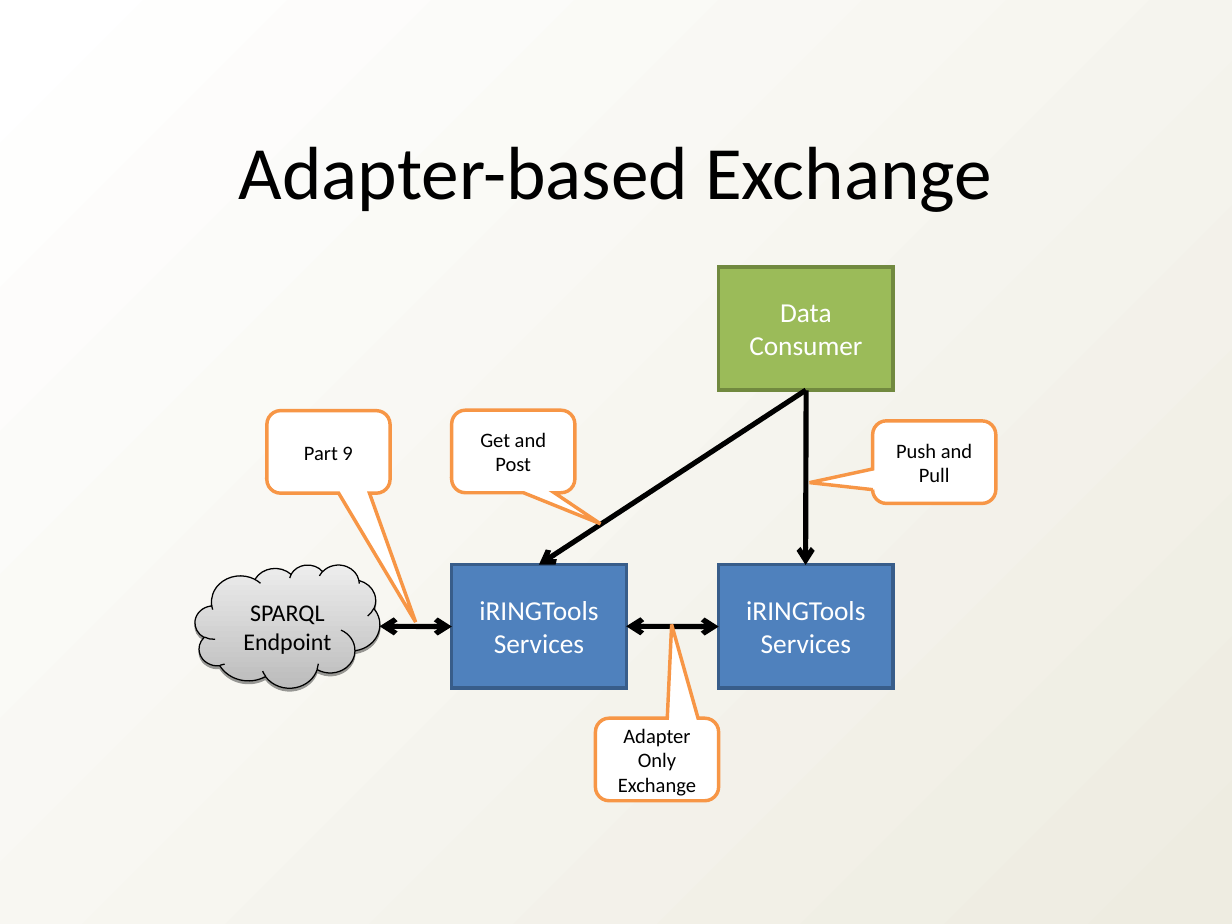
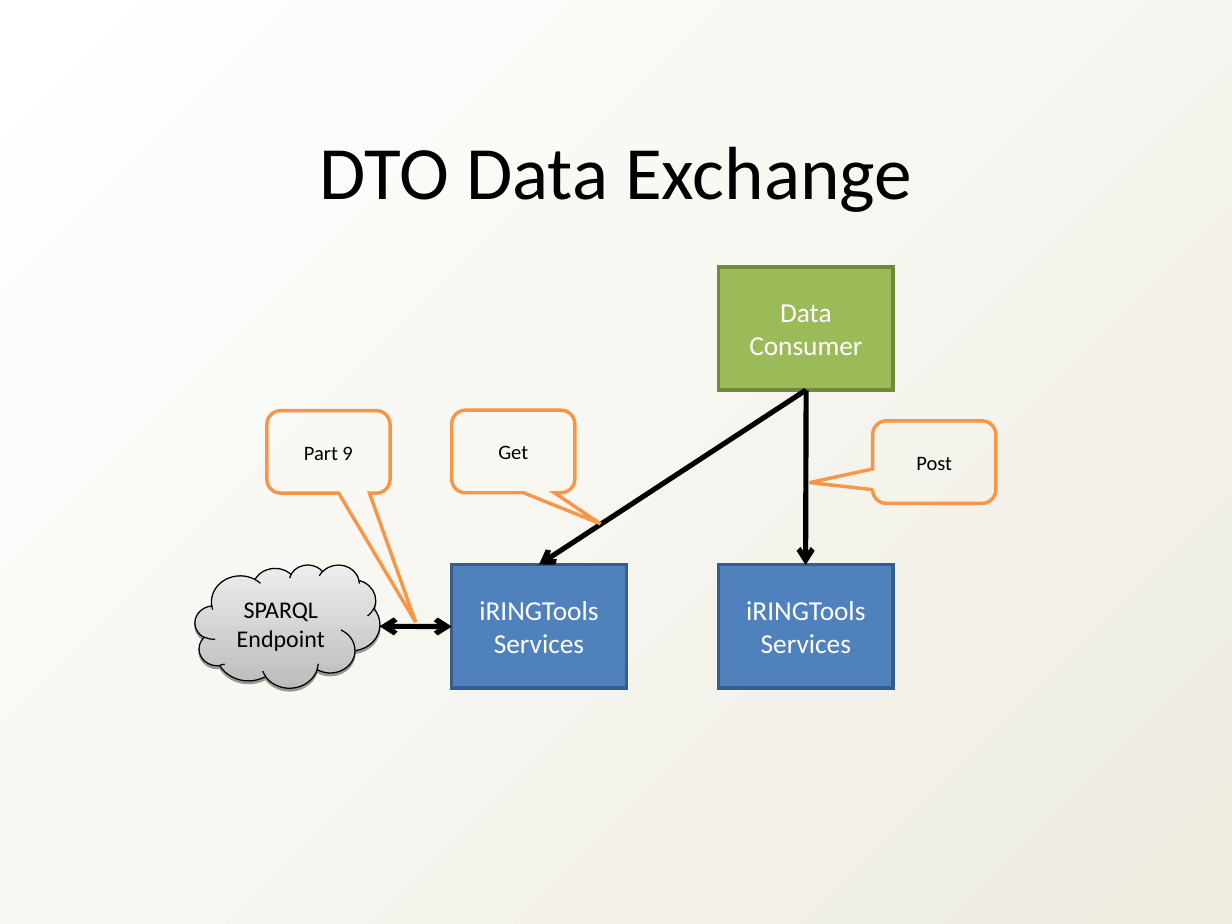
Before and after one commit to heyena/iring-tools, a slide deck: slide 12 of trunk/Documentation/iRINGTools_Overview_v2_0_0.ppt (slide 15 before the commit). Drawn at 1232x924 pixels with LibreOffice and Linux fonts; fonts in the diff are those of the drawing. Boxes give left, top, right and bottom in pixels: in the first picture for what was removed or moved away, otherwise in the second. Text is boxed around its words. In the diff, an @@ line names an element or a change of style, - is before the commit and + after.

```diff
--- a/trunk/Documentation/iRINGTools_Overview_v2_0_0.ppt
+++ b/trunk/Documentation/iRINGTools_Overview_v2_0_0.ppt
@@ text at box(319, 146, 912, 212): text changed @@
-Adapter-based Exchange
+DTO Data Exchange
@@ rounded speech box "Get" at box(452, 410, 575, 493): fill #FFFFFF to none @@
@@ text in rounded speech box at box(498, 445, 528, 459): text changed @@
-Get and Post
+Get
@@ rounded speech box "Post" at box(872, 421, 995, 504): fill #FFFFFF to none @@
@@ text in rounded speech box at box(916, 457, 952, 470): text changed @@
-Push and Pull
+Post
@@ freeform shape "SPARQL Endpoint" at box(195, 564, 379, 687): outline redrawn @@
@@ double arrow removed from (626, 626) to (718, 627) @@
@@ rounded speech box removed at box(595, 718, 718, 801) @@
-Adapter Only Exchange
```
Also in this commit, not shown: 8 other slides changed, 2 slides added, 3 slides removed, 34 other files.
